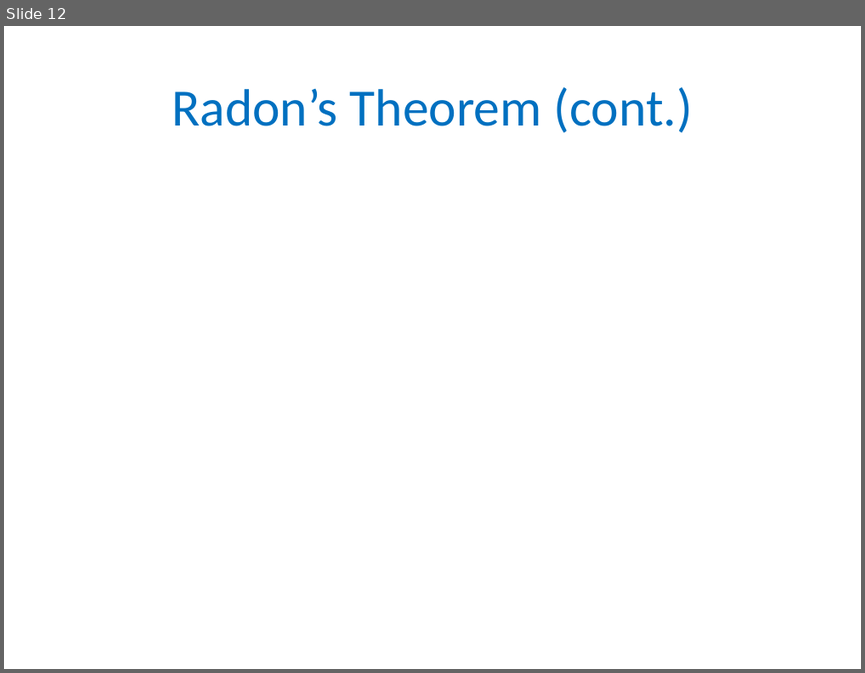
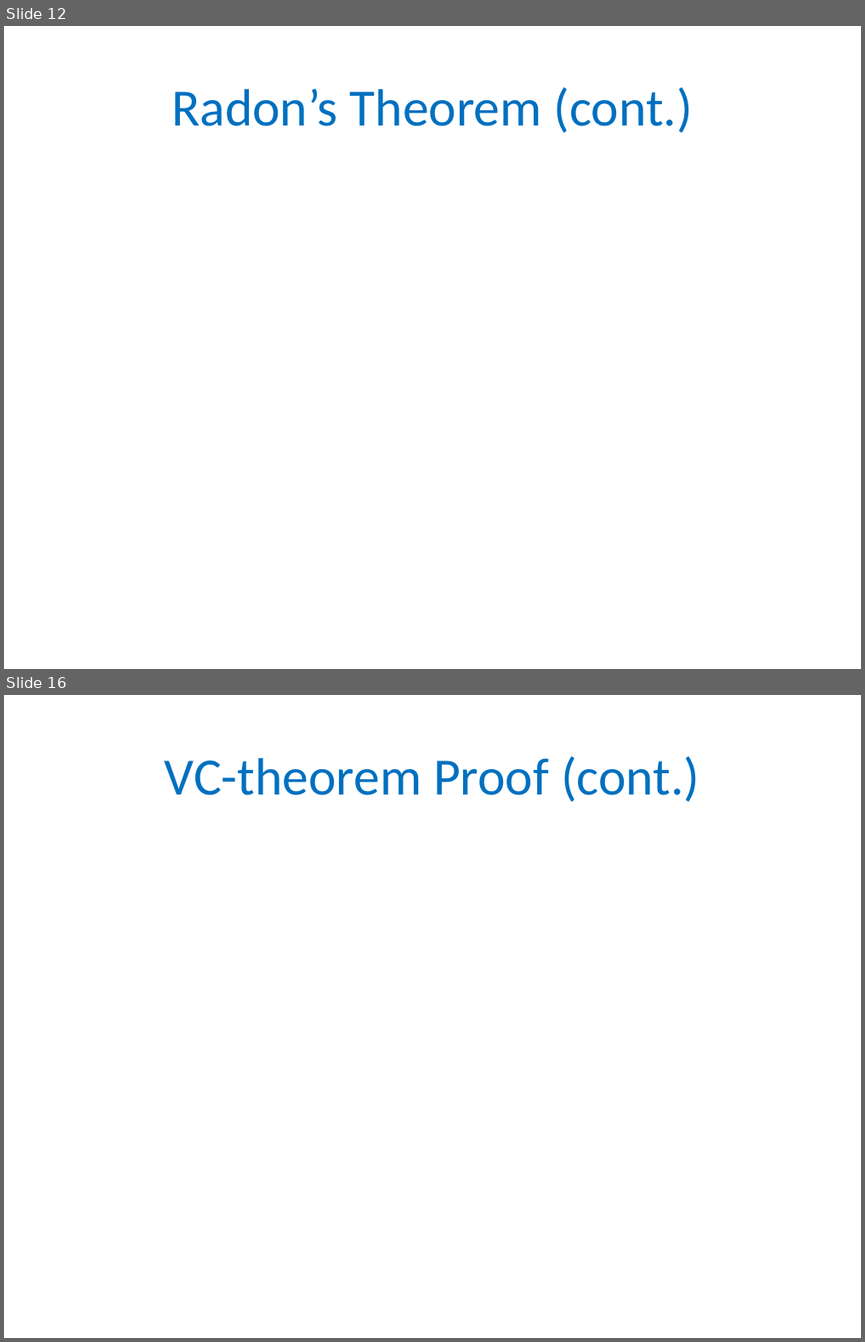
Before and after one commit to gyaroslavtsev/gyaroslavtsev.github.io, a slide deck: b609/lec07.pptx. Shown one above the other, each under a label of ours: slide 12 before the commit, slides 12 and 16 after it; the slides between them are not shown. The pictures are 865x673 and 865x1342 pixels, drawn with LibreOffice and Linux fonts; fonts in the diff are those of the drawing; grey boxes stand for pictures. Boxes give left, top, right and bottom in pixels: in the first picture for what was removed or moved away, otherwise in the second. Text is boxed around its words. In the diff, an @@ line names an element or a change of style, - is before the commit and + after.

```diff
--- a/b609/lec07.pptx
+++ b/b609/lec07.pptx
@@ slide 16 added at (x1=4, y1=695, x2=861, y2=1338), background #FFFFFF @@
@@ title added at (x1=165, y1=756, x2=699, y2=802), 44 pt, text #0070C0 @@
+VC-theorem Proof (cont.)
```
Also in this commit, not shown: 3 other slides added, 5 other files.
